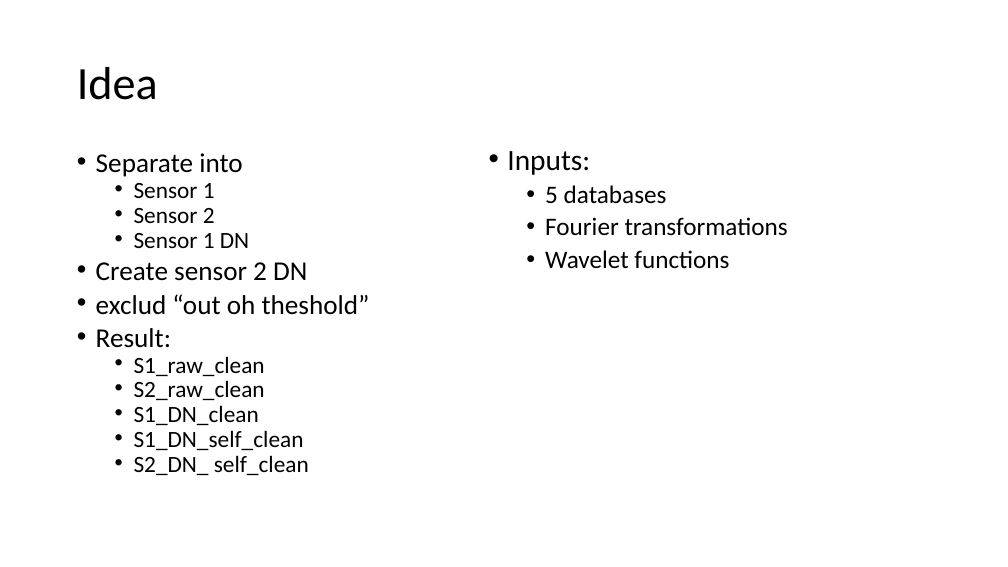
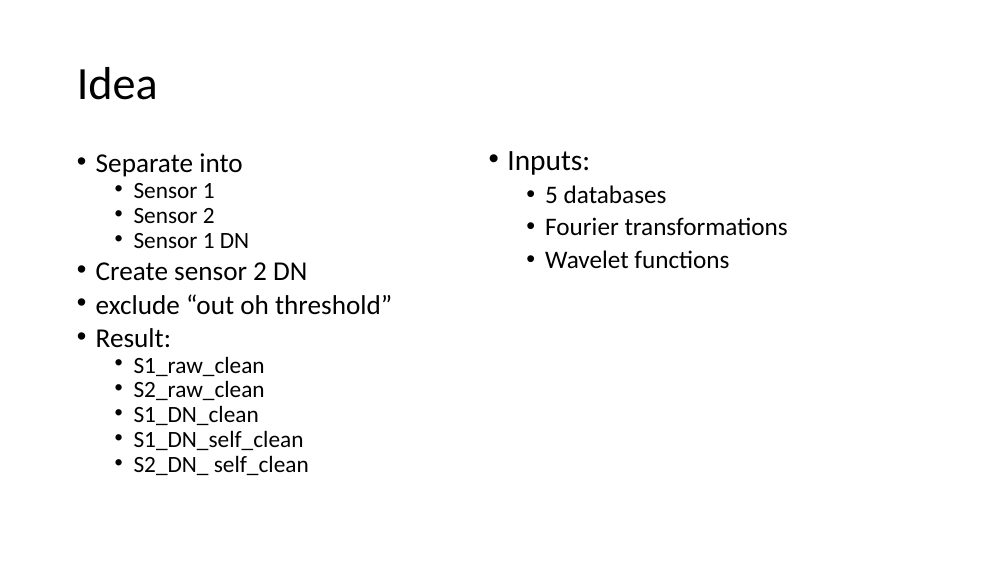
Before and after one commit to JanNalivaika/Predictive-Quality-Battery-TUM, a slide deck: slide 2 of Report/Friday.pptx. Drawn at 1008x567 pixels with LibreOffice and Linux fonts; fonts in the diff are those of the drawing. Boxes give left, top, right and bottom in pixels: in the first picture for what was removed or moved away, otherwise in the second. Text is boxed around its words. In the diff, an @@ line names an element or a change of style, - is before the commit and + after.

```diff
--- a/Report/Friday.pptx
+++ b/Report/Friday.pptx
@@ text at box(96, 294, 392, 315): text changed @@
-• exclud “out oh theshold”
+• exclude “out oh threshold”
```
Also in this commit, not shown: 1 slide added, 8 other files.
